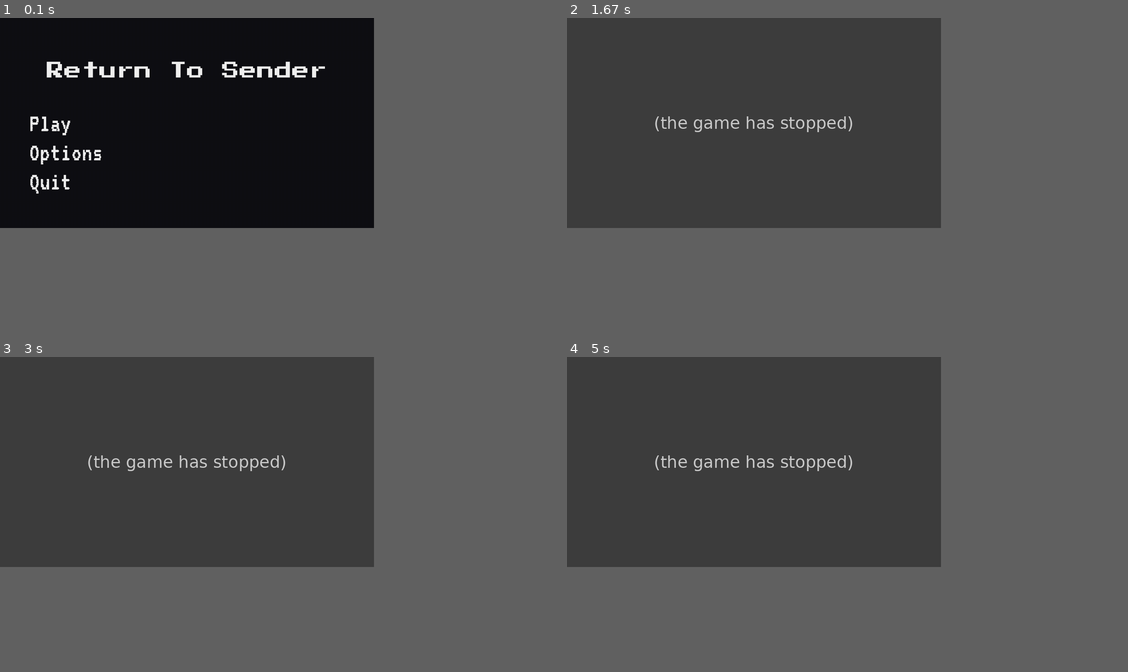
Above: before the commit, frames 1-4 (two rows, left to right).
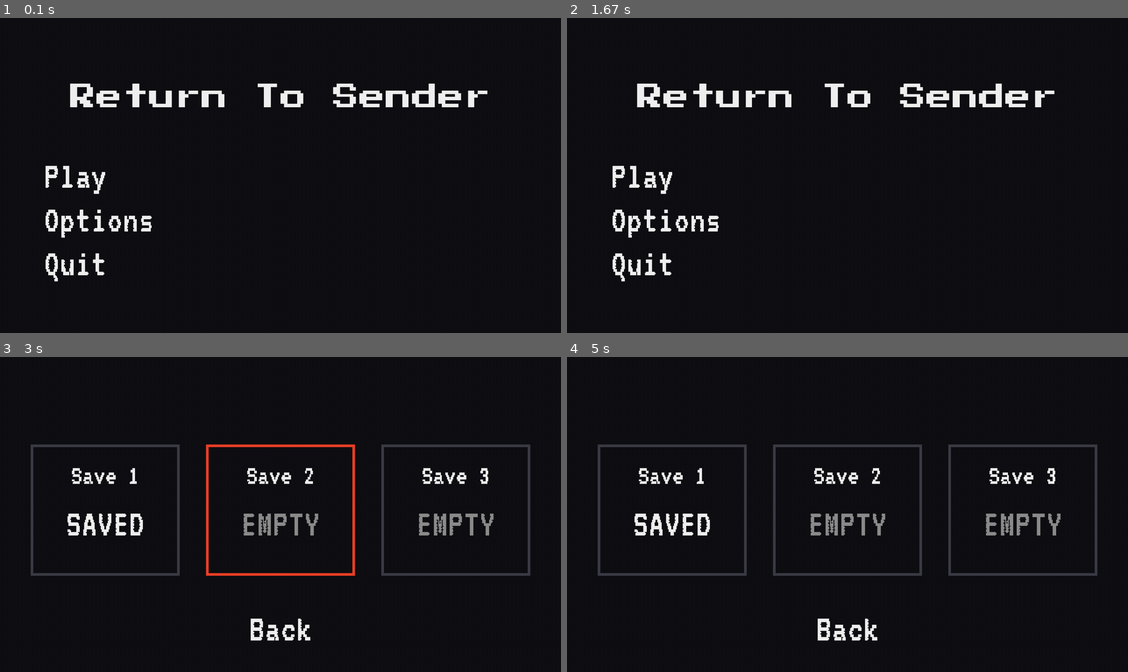
Above: after the commit, the same moments.

Repository: KDO1T/Return-To-Sender
Game: pygame game, started from main_menu.py
The game is run twice, just before and just after one commit, with the same random seed, the same clock (stepped at 60 frames per second) and the same inputs.
Inputs (mouse positions are in pixels of both pictures, inside the frame that each line leads up to):
- Up to frame 1 (0.1 s): no input
- Up to frame 2 (1.67 s): click (847, 175) at 0.38 s; click (976, 222) at 0.72 s; press the mouse at (847, 172) at 1.03 s; move the mouse to (954, 232) at 1.13 s; release the mouse at (1060, 295) at 1.27 s; press the mouse at (847, 288) at 1.37 s; move the mouse to (785, 282) at 1.47 s; release the mouse at (724, 276) at 1.6 s
- Up to frame 3 (3 s): press the mouse at (72, 514) at 1.7 s; move the mouse to (72, 511) at 1.8 s; release the mouse at (72, 505) at 1.93 s; press the mouse at (280, 514) at 2.03 s; move the mouse to (387, 454) at 2.13 s; release the mouse at (488, 394) at 2.27 s; press the mouse at (100, 558) at 2.37 s; move the mouse to (179, 476) at 2.47 s; release the mouse at (252, 397) at 2.6 s; press the mouse at (280, 558) at 2.7 s; move the mouse to (353, 492) at 2.8 s; release the mouse at (420, 426) at 2.93 s
- Up to frame 4 (5 s): press the mouse at (1021, 511) at 3.03 s; move the mouse to (954, 501) at 3.13 s; release the mouse at (892, 495) at 3.27 s; press the mouse at (847, 627) at 3.37 s; move the mouse to (791, 577) at 3.47 s; release the mouse at (729, 527) at 3.6 s; press the mouse at (847, 511) at 3.7 s; move the mouse to (757, 470) at 3.8 s; release the mouse at (673, 426) at 3.93 s; press the mouse at (847, 627) at 4.03 s; move the mouse to (869, 520) at 4.13 s; release the mouse at (886, 413) at 4.27 s; press the mouse at (639, 514) at 4.87 s; move the mouse to (847, 558) at 4.97 s
In our replay, the window is 900x506 before the commit and 1350x759 after it. These sizes can differ from the game's own. Grey fills any space a smaller window leaves; there, only what the larger window draws over its background counts as a difference.

The runs differ from the first frame. In frame 1, 4.7% of the frame differs, in the area x 5-87%, y 13-84%; in frame 2, 45%; in frame 3, 46%, in the area x 0-95%, y 0-90%; in frame 4, 46%.
Before the commit the program exited at 0.38 s; later frames show no game.

Commit message:
Added 4 parallax maps assigned to spritesheets

Diff:
--- /dev/null
+++ b/asset/exclusion_spritesheet.json
@@ -0,0 +1,332 @@
+{"frames": {
+
+"tile01":
+{
+	"frame": {"x":0,"y":0,"w":32,"h":32},
+	"rotated": false,
+	"trimmed": false,
+	"spriteSourceSize": {"x":0,"y":0,"w":32,"h":32},
+	"sourceSize": {"w":32,"h":32}
+},
+"tile02":
+{
+	"frame": {"x":32,"y":0,"w":32,"h":32},
+	"rotated": false,
+	"trimmed": false,
+	"spriteSourceSize": {"x":0,"y":0,"w":32,"h":32},
+	"sourceSize": {"w":32,"h":32}
+},
+"tile03":
+{
+	"frame": {"x":64,"y":0,"w":32,"h":32},
+	"rotated": false,
+	"trimmed": false,
+	"spriteSourceSize": {"x":0,"y":0,"w":32,"h":32},
+	"sourceSize": {"w":32,"h":32}
+},
+"tile04":
+{
+	"frame": {"x":96,"y":0,"w":32,"h":32},
+	"rotated": false,
+	"trimmed": false,
+	"spriteSourceSize": {"x":0,"y":0,"w":32,"h":32},
+	"sourceSize": {"w":32,"h":32}
+},
+"tile09":
+{
+	"frame": {"x":128,"y":0,"w":32,"h":32},
+	"rotated": false,
+	"trimmed": false,
+	"spriteSourceSize": {"x":0,"y":0,"w":32,"h":32},
+	"sourceSize": {"w":32,"h":32}
+},
+"tile10":
+{
+	"frame": {"x":160,"y":0,"w":32,"h":32},
+	"rotated": false,
+	"trimmed": false,
+	"spriteSourceSize": {"x":0,"y":0,"w":32,"h":32},
+	"sourceSize": {"w":32,"h":32}
+},
+"tile11":
+{
+	"frame": {"x":192,"y":0,"w":32,"h":32},
+	"rotated": false,
+	"trimmed": false,
+	"spriteSourceSize": {"x":0,"y":0,"w":32,"h":32},
+	"sourceSize": {"w":32,"h":32}
+},
+"tile12":
+{
+	"frame": {"x":224,"y":0,"w":32,"h":32},
+	"rotated": false,
+	"trimmed": false,
+	"spriteSourceSize": {"x":0,"y":0,"w":32,"h":32},
+	"sourceSize": {"w":32,"h":32}
+},
+"tile13":
+{
+	"frame": {"x":256,"y":0,"w":32,"h":32},
+	"rotated": false,
+	"trimmed": false,
+	"spriteSourceSize": {"x":0,"y":0,"w":32,"h":32},
+	"sourceSize": {"w":32,"h":32}
+},
+"tile14":
+{
+	"frame": {"x":288,"y":0,"w":32,"h":32},
+	"rotated": false,
+	"trimmed": false,
+	"spriteSourceSize": {"x":0,"y":0,"w":32,"h":32},
+	"sourceSize": {"w":32,"h":32}
+},
+"tile15":
+{
+	"frame": {"x":320,"y":0,"w":32,"h":32},
+	"rotated": false,
+	"trimmed": false,
+	"spriteSourceSize": {"x":0,"y":0,"w":32,"h":32},
+	"sourceSize": {"w":32,"h":32}
+},
+"tile16":
+{
+	"frame": {"x":352,"y":0,"w":32,"h":32},
+	"rotated": false,
+	"trimmed": false,
+	"spriteSourceSize": {"x":0,"y":0,"w":32,"h":32},
+	"sourceSize": {"w":32,"h":32}
+},
+"tile17":
+{
+	"frame": {"x":384,"y":0,"w":32,"h":32},
+	"rotated": false,
+	"trimmed": false,
+	"spriteSourceSize": {"x":0,"y":0,"w":32,"h":32},
+	"sourceSize": {"w":32,"h":32}
+},
+"tile18":
+{
+	"frame": {"x":416,"y":0,"w":32,"h":32},
+	"rotated": false,
+	"trimmed": false,
+	"spriteSourceSize": {"x":0,"y":0,"w":32,"h":32},
+	"sourceSize": {"w":32,"h":32}
+},
+"tile19":
+{
+	"frame": {"x":448,"y":0,"w":32,"h":32},
+	"rotated": false,
+	"trimmed": false,
+	"spriteSourceSize": {"x":0,"y":0,"w":32,"h":32},
+	"sourceSize": {"w":32,"h":32}
+},
+"tile20":
+{
+	"frame": {"x":480,"y":0,"w":32,"h":32},
+	"rotated": false,
+	"trimmed": false,
+	"spriteSourceSize": {"x":0,"y":0,"w":32,"h":32},
+	"sourceSize": {"w":32,"h":32}
+},
+"tile21":
+{
+	"frame": {"x":512,"y":0,"w":32,"h":32},
+	"rotated": false,
+	"trimmed": false,
+	"spriteSourceSize": {"x":0,"y":0,"w":32,"h":32},
+	"sourceSize": {"w":32,"h":32}
+},
+"tile22":
+{
+	"frame": {"x":544,"y":0,"w":32,"h":32},
+	"rotated": false,
+	"trimmed": false,
+	"spriteSourceSize": {"x":0,"y":0,"w":32,"h":32},
+	"sourceSize": {"w":32,"h":32}
+},
+"tile23":
+{
+	"frame": {"x":576,"y":0,"w":32,"h":32},
+	"rotated": false,
+	"trimmed": false,
+	"spriteSourceSize": {"x":0,"y":0,"w":32,"h":32},
+	"sourceSize": {"w":32,"h":32}
+},
+"tile24":
+{
+	"frame": {"x":608,"y":0,"w":32,"h":32},
+	"rotated": false,
+	"trimmed": false,
+	"spriteSourceSize": {"x":0,"y":0,"w":32,"h":32},
+	"sourceSize": {"w":32,"h":32}
+},
+"tile25":
+{
+	"frame": {"x":640,"y":0,"w":32,"h":32},
+	"rotated": false,
+	"trimmed": false,
+	"spriteSourceSize": {"x":0,"y":0,"w":32,"h":32},
+	"sourceSize": {"w":32,"h":32}
+},
+"tile26":
+{
+	"frame": {"x":672,"y":0,"w":32,"h":32},
+	"rotated": false,
+	"trimmed": false,
+	"spriteSourceSize": {"x":0,"y":0,"w":32,"h":32},
+	"sourceSize": {"w":32,"h":32}
+},
+"tile27":
+{
+	"frame": {"x":704,"y":0,"w":32,"h":32},
+	"rotated": false,
+	"trimmed": false,
+	"spriteSourceSize": {"x":0,"y":0,"w":32,"h":32},
+	"sourceSize": {"w":32,"h":32}
+},
+"tile28":
+{
+	"frame": {"x":736,"y":0,"w":32,"h":32},
+	"rotated": false,
+	"trimmed": false,
+	"spriteSourceSize": {"x":0,"y":0,"w":32,"h":32},
+	"sourceSize": {"w":32,"h":32}
+},
+"tile29":
+{
+	"frame": {"x":768,"y":0,"w":32,"h":32},
+	"rotated": false,
+	"trimmed": false,
+	"spriteSourceSize": {"x":0,"y":0,"w":32,"h":32},
+	"sourceSize": {"w":32,"h":32}
+},
+"tile30":
+{
+	"frame": {"x":800,"y":0,"w":32,"h":32},
+	"rotated": false,
+	"trimmed": false,
+	"spriteSourceSize": {"x":0,"y":0,"w":32,"h":32},
+	"sourceSize": {"w":32,"h":32}
+},
+"tile31":
+{
+	"frame": {"x":832,"y":0,"w":32,"h":32},
+	"rotated": false,
+	"trimmed": false,
+	"spriteSourceSize": {"x":0,"y":0,"w":32,"h":32},
+	"sourceSize": {"w":32,"h":32}
+},
+"tile32":
+{
+	"frame": {"x":864,"y":0,"w":32,"h":32},
+	"rotated": false,
+	"trimmed": false,
+	"spriteSourceSize": {"x":0,"y":0,"w":32,"h":32},
+	"sourceSize": {"w":32,"h":32}
+},
+"tile33":
+{
+	"frame": {"x":896,"y":0,"w":32,"h":32},
+	"rotated": false,
+	"trimmed": false,
+	"spriteSourceSize": {"x":0,"y":0,"w":32,"h":32},
+	"sourceSize": {"w":32,"h":32}
+},
+"tile34":
+{
+	"frame": {"x":928,"y":0,"w":32,"h":32},
+	"rotated": false,
+	"trimmed": false,
+	"spriteSourceSize": {"x":0,"y":0,"w":32,"h":32},
+	"sourceSize": {"w":32,"h":32}
+},
+"tile36":
+{
+	"frame": {"x":960,"y":0,"w":32,"h":32},
+	"rotated": false,
+	"trimmed": false,
+	"spriteSourceSize": {"x":0,"y":0,"w":32,"h":32},
+	"sourceSize": {"w":32,"h":32}
+},
+"tile37":
+{
+	"frame": {"x":992,"y":0,"w":32,"h":32},
+	"rotated": false,
+	"trimmed": false,
+	"spriteSourceSize": {"x":0,"y":0,"w":32,"h":32},
+	"sourceSize": {"w":32,"h":32}
+},
+"tile38":
+{
+	"frame": {"x":1024,"y":0,"w":32,"h":32},
+	"rotated": false,
+	"trimmed": false,
+	"spriteSourceSize": {"x":0,"y":0,"w":32,"h":32},
+	"sourceSize": {"w":32,"h":32}
+},
+"tile39":
+{
+	"frame": {"x":1056,"y":0,"w":32,"h":32},
+	"rotated": false,
+	"trimmed": false,
+	"spriteSourceSize": {"x":0,"y":0,"w":32,"h":32},
+	"sourceSize": {"w":32,"h":32}
+},
+"tile40":
+{
+	"frame": {"x":1088,"y":0,"w":32,"h":32},
+	"rotated": false,
+	"trimmed": false,
+	"spriteSourceSize": {"x":0,"y":0,"w":32,"h":32},
+	"sourceSize": {"w":32,"h":32}
+},
+"tile41":
+{
+	"frame": {"x":1120,"y":0,"w":32,"h":32},
+	"rotated": false,
+	"trimmed": false,
+	"spriteSourceSize": {"x":0,"y":0,"w":32,"h":32},
+	"sourceSize": {"w":32,"h":32}
+},
+"tile42":
+{
+	"frame": {"x":1152,"y":0,"w":32,"h":32},
+	"rotated": false,
+	"trimmed": false,
+	"spriteSourceSize": {"x":0,"y":0,"w":32,"h":32},
+	"sourceSize": {"w":32,"h":32}
+},
+"tile43":
+{
+	"frame": {"x":1184,"y":0,"w":32,"h":32},
+	"rotated": false,
+	"trimmed": false,
+	"spriteSourceSize": {"x":0,"y":0,"w":32,"h":32},
+	"sourceSize": {"w":32,"h":32}
+},
+"tile44":
+{
+	"frame": {"x":1216,"y":0,"w":32,"h":32},
+	"rotated": false,
+	"trimmed": false,
+	"spriteSourceSize": {"x":0,"y":0,"w":32,"h":32},
+	"sourceSize": {"w":32,"h":32}
+},
+"tile45":
+{
+	"frame": {"x":1248,"y":0,"w":32,"h":32},
+	"rotated": false,
+	"trimmed": false,
+	"spriteSourceSize": {"x":0,"y":0,"w":32,"h":32},
+	"sourceSize": {"w":32,"h":32}
+}},
+"meta": {
+	"app": "https://www.codeandweb.com/texturepacker",
+	"version": "1.0",
+	"image": "twilight_spritesheet",
+	"format": "RGBA8888",
+	"size": {"w":1280,"h":32},
+	"scale": "1",
+	"smartupdate": "$TexturePacker:SmartUpdate:8615118071c8d1c952baf151e74f2fe1:7f8f25d185f5a74839dd189c56a1f192:bd1757e76d75af4e1de05b1f2f9a38bf$"
+}
+}
--- a/main.py
+++ b/main.py
@@ -11,7 +11,7 @@
 from settings_system import load_settings, save_settings
 from spritesheet import Spritesheet
 from tilemap import *
-from world import World_Generation
+from world import *
 
 # Safely get the brightness argument, default to 50, and keep it between 0 and 100.
 brightness = 50
@@ -147,9 +147,9 @@
     dash = False,
     dashing = False,
     dash_buffer = 0,
-    max_dash_buffer = 120,
-    max_dash_charges = 2,
-    dash_charges = 2,
+    max_dash_buffer = 0, #120
+    max_dash_charges = 2, #2
+    dash_charges = 100,  #2
     dash_dis = 15,
     dash_counter = 0,
     press_space = False,
@@ -161,7 +161,7 @@
     aim_left = False,
     y_momentum = 0,
     x_momentum = 0,
-    max_air_jumps = 2,
+    max_air_jumps = 50, #50
     jump = False,
     jump_height = 4.5,
     on_ground = None,
@@ -323,10 +323,10 @@
 stage_spawned_zombies = 0
 stage_max_zombies = 30
 
-spritesheet_pool = ['grass_spritesheet.png','cartoon_spritesheet.png']
+spritesheet_pool = ['asset/grass_spritesheet.png','asset/cartoon_spritesheet.png','asset/plague_spritesheet.png','asset/exclusion_spritesheet.png']
 
 def load_stage(stage_number, saved_seed=None, saved_spritesheet=None, reset_player=True):
-    global current_stage, min_world_chunks, max_world_chunks, loaded_chunks, world, player_rect, current_spritesheet, spritesheet_pool, current_map_seed, spawned_chunks, stage_spawned_zombie
+    global current_stage, min_world_chunks, max_world_chunks, loaded_chunks, world, player_rect, current_spritesheet, spritesheet_pool, current_map_seed, spawned_chunks, stage_spawned_zombies, bg
 
     current_stage = stage_number
     loaded_chunks.clear() #resets chunks loaded
@@ -334,6 +334,8 @@
     obstacles.clear()
     zombies.clear()
     stage_spawned_zombies = 0
+
+    world.last_obstacle_col = -999
 
     stage_min_chunk_x = ((stage_number-1)*stage_length) - 1
     stage_max_chunk_x = stage_min_chunk_x + stage_length
@@ -357,11 +359,57 @@
         new_seed = random.randint(1,10000)
         current_spritesheet = Spritesheet(spritesheet_pool[map_index])
         spritesheet_pool.pop(map_index)
-    else:
-        new_seed = 69420
-        current_spritesheet = Spritesheet('plague_spritesheet.png')
+    elif stage_number == 3:
+        map_index = random.randrange(len(spritesheet_pool))
+        new_seed = random.randint(1,10000)
+        current_spritesheet = Spritesheet(spritesheet_pool[map_index])
+        spritesheet_pool.pop(map_index)
+    elif stage_number == 4:
+        map_index = random.randrange(len(spritesheet_pool))
+        new_seed = random.randint(1,10000)
+        current_spritesheet = Spritesheet(spritesheet_pool[map_index])
+        spritesheet_pool.pop(map_index)
 
     current_map_seed = new_seed
+
+    #*--------------------------------------------------------------PARALLAX----------------------------------------------------------------------*
+    if current_spritesheet is not None:
+        active_spritesheet = current_spritesheet.spritesheet
+    bg = ParallaxBackground(base_res_x, base_res_y)
+
+    if active_spritesheet == 'asset/cartoon_spritesheet.png':
+        #ABANDONED CITY (CARTOON SPRITESHEET)
+
+        bg.add_layer('asset/abandoned_city/abandoned_sky.png', scroll_factor=0.0)
+        bg.add_layer('asset/abandoned_city/abandoned_building1.png', scroll_factor=0.2)
+        bg.add_layer('asset/abandoned_city/abandoned_building2.png',scroll_factor=0.2)
+        bg.add_layer('asset/abandoned_city/abandoned_building3.png',scroll_factor=0.2)
+
+    elif active_spritesheet == 'asset/grass_spritesheet.png':
+        #APOCALYPTIC CITY (GRASS SPRITESHEET)
+
+        bg.add_layer('asset/apocalyptic_city/apocalyptic_sky.png', scroll_factor=0.0)
+        bg.add_layer('asset/apocalyptic_city/apocalyptic_building1.png', scroll_factor=0.2)
+        bg.add_layer('asset/apocalyptic_city/apocalyptic_building2.png',scroll_factor=0.2)
+        bg.add_layer('asset/apocalyptic_city/apocalyptic_building3.png',scroll_factor=0.2)
+
+    elif active_spritesheet == 'asset/plague_spritesheet.png':
+        #GHOST TOWN (PLAGUE SPRITESHEET)
+
+        bg.add_layer('asset/ghost_town/ghost_sky.png', scroll_factor=0.0)
+        bg.add_layer('asset/ghost_town/ghost_town_folliage.png', scroll_factor=0.2)
+        bg.add_layer('asset/ghost_town/ghost_town1.png',scroll_factor=0.267)
+        bg.add_layer('asset/ghost_town/ghost_town2.png',scroll_factor=0.267)
+        bg.add_layer('asset/ghost_town/ghost_town_trees.png',scroll_factor=0.367)
+
+    elif active_spritesheet == 'asset/exclusion_spritesheet.png':
+
+        bg.add_layer('asset/industrial/industrial_bg.png', scroll_factor=0.0)
+        bg.add_layer('asset/industrial/industrial_far_buildings.png', scroll_factor=0.2)
+        bg.add_layer('asset/industrial/industrial_building.png',scroll_factor=0.2)
+        bg.add_layer('asset/industrial/industrial_foreground.png',scroll_factor=0.2)
+
+
 
     print(
     "GENERATING WORLD:",
@@ -459,7 +507,6 @@
     load_stage(current_stage)
 
 while True:
-
 
 
     player.jump = False #resets jump
@@ -877,7 +924,8 @@
                 tile_grid = world.generate_chunk_data(chunk_x,chunk_y)
                 loaded_chunks[chunk_key] = TileMap(tile_grid,current_spritesheet, tile_size)
 
-                new_obstacles = world.generate_chunk_obstacles(chunk_x, chunk_y, tile_grid)
+                new_obstacles, world.last_obstacle_col = world.generate_chunk_obstacles(chunk_x, chunk_y, tile_grid, world.last_obstacle_col)
+
                 obstacles.extend(new_obstacles)
 
     for chunk_key in list(loaded_chunks.keys()):
@@ -1532,6 +1580,10 @@
                 y_camera_delay = 0
 
 
+    effective_camera_x = camera_x + x_camera_delay
+    effective_camera_y = camera_y + y_camera_delay
+
+    bg.draw(canvas, effective_camera_x, effective_camera_y)
 
 
     for (chunk_x,chunk_y), tile_map in loaded_chunks.items():
--- a/saves/slot_0.json
+++ b/saves/slot_0.json
@@ -4,7 +4,7 @@
     "brightness": 50,
     "player": {
         "Name": null,
-        "HP": -3709,
+        "HP": 50,
         "max_HP": 50,
         "base_ATK": 5,
         "CRIT_DMG": null,
@@ -15,13 +15,13 @@
         "S_COIN": null
     },
     "position": {
-        "x": 611,
-        "y": 258
+        "x": 64,
+        "y": 224
     },
     "world": {
         "current_stage": 1,
-        "map_seed": 7447,
-        "spritesheet": "grass_spritesheet.png",
+        "map_seed": 5841,
+        "spritesheet": "asset/exclusion_spritesheet.png",
         "zombie_count": 3
     }
 }
--- a/settings.json
+++ b/settings.json
@@ -1,6 +1,6 @@
 {
     "resolution_index": 1,
-    "fullscreen": false,
+    "fullscreen": true,
     "brightness": 50,
     "master_volume": 100,
     "music_volume": 80,
--- a/world.py
+++ b/world.py
@@ -1,4 +1,5 @@
 import random
+import pygame
 from tilemap import Obstacle
 from spritesheet import Spritesheet
 
@@ -11,7 +12,8 @@
         self.chunk_pixel_h = chunk_tiles_y * tile_size
         self.noise1d = noise1d
         self.noise2d = noise2d
-        self.obstacle_spritesheet  = Spritesheet('obstacle_spritesheet.png')  #change this.
+        self.last_obstacle_col = -999
+        self.obstacle_spritesheet  = Spritesheet('asset/obstacle_spritesheet.png')  #change this.
         self.obstacle_types = []
         for sprite_name, frame_data in self.obstacle_spritesheet.data['frames'].items():
             is_solid = not sprite_name.startswith('bush')   #checks if sprite is a solid state
@@ -106,56 +108,106 @@
                                     grid[y][x] = '1'
         return grid
 
-    def generate_chunk_obstacles(self, chunk_x, chunk_y, tile_grid):
+    def generate_chunk_obstacles(self, chunk_x, chunk_y, tile_grid, last_global_col):
         chunk_obstacles = []
         chunk_world_min_x = chunk_x * self.chunk_pixel_w
 
         num_rows = len(tile_grid)
-        if num_rows >0:
-            num_columns = len(tile_grid[0])
-        else:
-            num_columns = 0
-
-        min_obstacle_spacing = 3
-        last_spawned_column = -min_obstacle_spacing
-
+        if num_rows == 0:
+            return chunk_obstacles, last_global_col
+        num_columns = len(tile_grid[0])
+
+        min_obstacle_spacing = 5
+        chunk_start_col = chunk_x * num_columns
 
         for column in range(num_columns):
-
-            if column - last_spawned_column < min_obstacle_spacing:
+            global_col = chunk_start_col + column
+
+            if global_col - last_global_col < min_obstacle_spacing:
                 continue
 
+            surface_row = None
             for row in range(num_rows):
                 tile_id = tile_grid[row][column]
-
                 if tile_id != '-1' and row >0 and tile_grid[row-1][column] == '-1':
 
-                    #Flat ground check
-                    is_flat = False
-                    if column + 1 < num_columns:
-                        adjacent_ground = tile_grid[row][column + 1] != '-1'
-                        adjacent_air = tile_grid[row-1][column+1] == '-1'
-                        if adjacent_air and adjacent_ground:
-                            is_flat = True
-
-                    if is_flat and random.random() < 0.15:    #15% of spawning an obstacle
-                        obstacle_info = random.choice(self.obstacle_types)
-
-                        #obstacle spawn coords
-                        obstacle_x = chunk_world_min_x + (column*self.tile_size)
-                        obstacle_y = chunk_y*self.chunk_pixel_h + random.randint(0,64)
-
-                        obstacle = Obstacle(
-                            sprite_name= obstacle_info['sprite'],
-                            x= obstacle_x,
-                            y= obstacle_y,
-                            spritesheet= self.obstacle_spritesheet,
-                            solid=obstacle_info['solid'],
-                            width = obstacle_info.get('w',32),
-                            height = obstacle_info.get('h',32)
-                        )
-                        chunk_obstacles.append(obstacle)
-                        last_spawned_column = column
-                    break #stop finding once object is placed
-
-        return chunk_obstacles
+                    is_above_surface = True
+                    for row_above in range(0, row):
+                        if tile_grid[row_above][column] != '-1':
+                            is_above_surface = False
+                            break
+
+                    if is_above_surface:
+                        surface_row = row
+                        break
+
+
+            if surface_row is not None:
+                if random.random() < 0.15:
+                    obstacle_info = random.choice(self.obstacle_types)
+
+                    obstacle_w = obstacle_info.get('w',32)  #calculates the width of one obstacle
+                    tiles_needed = (obstacle_w// self.tile_size) + 1
+
+                    if column + tiles_needed <= num_columns:
+                        #Flat ground check
+                        is_flat = True
+
+                        for column_offset in range(tiles_needed):
+                            check_col = column + column_offset
+
+                            adjacent_ground = tile_grid[surface_row][check_col] != '-1'
+                            adjacent_air = tile_grid[surface_row-1][check_col] == '-1'
+                            if not (adjacent_air and adjacent_ground):
+                                is_flat = False
+                                break
+
+                        if is_flat:    #15% of spawning an obstacle
+                            #obstacle spawn coords
+                            obstacle_x = chunk_world_min_x + (column*self.tile_size)
+                            obstacle_y = chunk_y*self.chunk_pixel_h + random.randint(0,64)
+
+                            obstacle = Obstacle(
+                                sprite_name= obstacle_info['sprite'],
+                                x= obstacle_x,
+                                y= obstacle_y,
+                                spritesheet= self.obstacle_spritesheet,
+                                solid=obstacle_info['solid'],
+                                width = obstacle_w,
+                                height = obstacle_info.get('h',32)
+                            )
+                            chunk_obstacles.append(obstacle)
+                            last_global_col = global_col + tiles_needed + min_obstacle_spacing
+
+        return chunk_obstacles, last_global_col
+
+class ParallaxBackground:
+    def __init__(self, screen_width, screen_height):
+        self.screen_width = screen_width
+        self.screen_height = screen_height
+        self.layers = []
+
+    def add_layer(self, image_path, scroll_factor):
+        image = pygame.image.load(image_path).convert_alpha() #removes alpha channel from image
+        image = pygame.transform.scale(image, (self.screen_width,self.screen_height))
+        self.layers.append({
+            'surface': image,
+            'factor': scroll_factor,
+            'width': image.get_width()
+        })
+
+    def draw(self,surface,camera_x,camera_y=0):
+        for layer in self.layers:
+            img = layer['surface']
+            factor = layer['factor']
+            width = layer['width']
+
+            x_offset = (camera_x *factor)%width
+
+            draw_x = -x_offset
+
+            surface.blit(img, (draw_x,0))
+            if draw_x < 0:
+                surface.blit(img,(draw_x + width,0))
+            elif draw_x > 0:
+                surface.blit(img, (draw_x - width,0))
Renamed: cartoon_spritesheet.json -> asset/cartoon_spritesheet.json
Renamed: cartoon_spritesheet.png -> asset/cartoon_spritesheet.png
Binary file added: asset/exclusion_spritesheet.png
Binary file added: asset/ghost_town/ghost_sky.png
Binary file added: asset/ghost_town/ghost_town1.png
Binary file added: asset/ghost_town/ghost_town2.png
Binary file added: asset/ghost_town/ghost_town_folliage.png
Binary file added: asset/ghost_town/ghost_town_trees.png
Binary file added: asset/ghost_town/orig.png
Binary file added: asset/ghost_town/orig_big.png
Renamed: grass_spritesheet.json -> asset/grass_spritesheet.json
Renamed: grass_spritesheet.png -> asset/grass_spritesheet.png
(and 8 more such lines)
